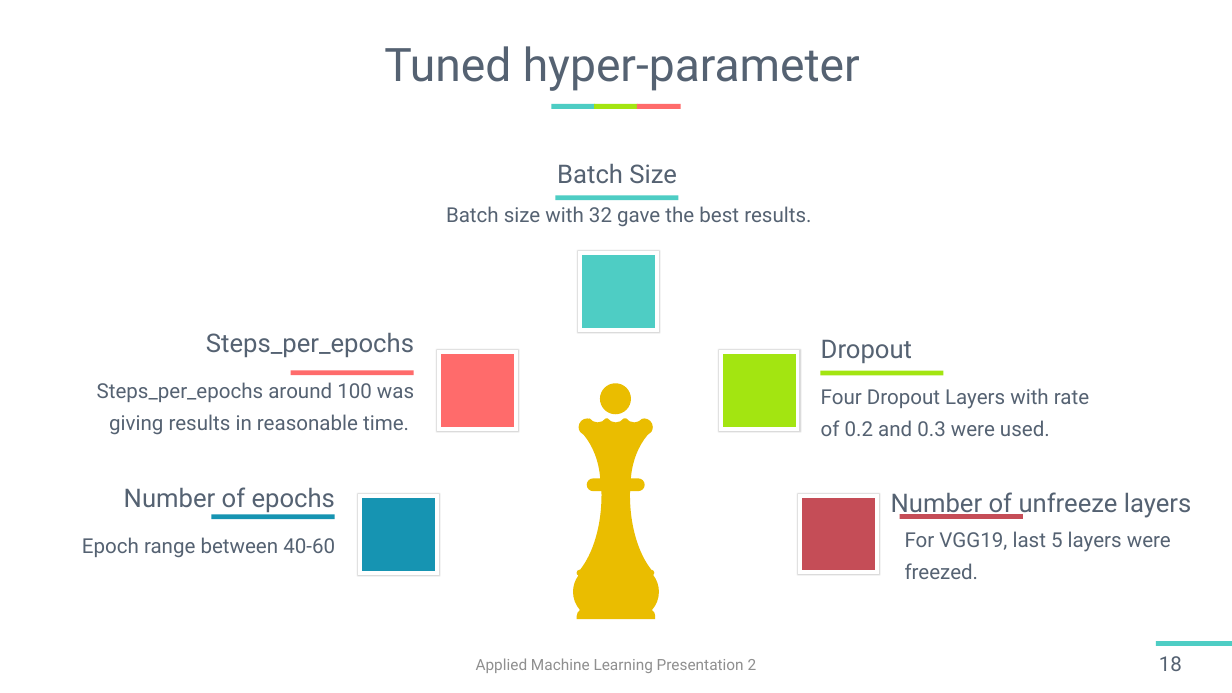
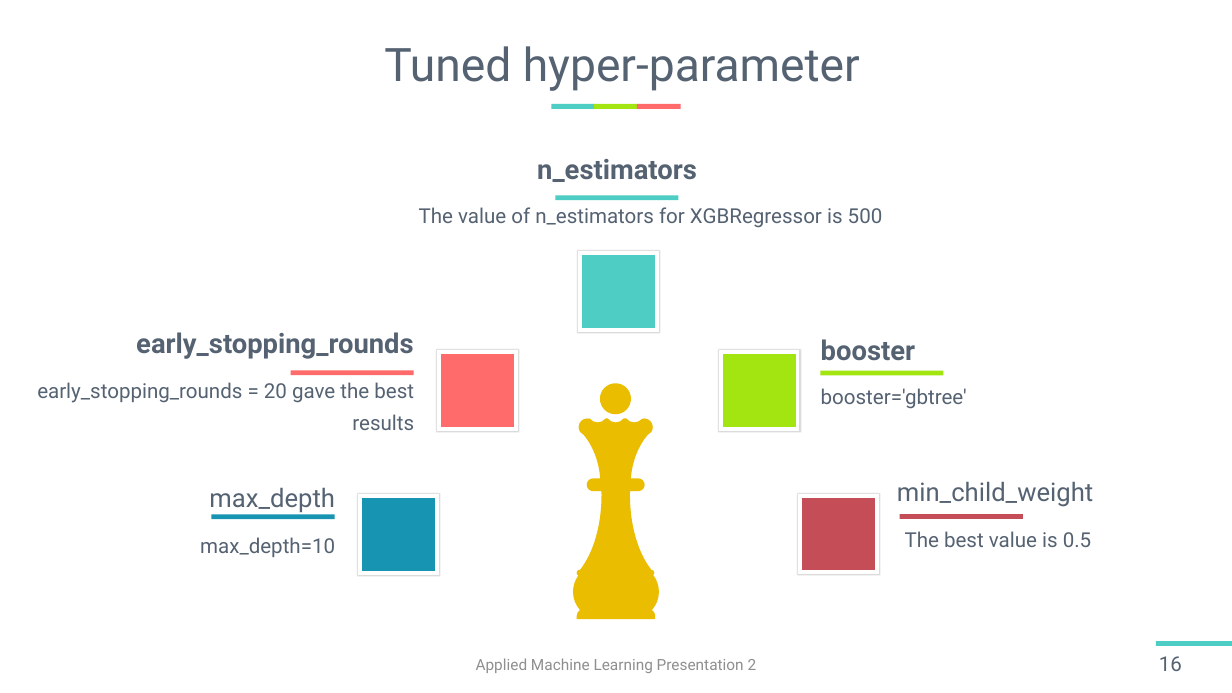
Before and after one commit to harshitsinghai77/garden-nerd-flower-recognition-data-science-competition, a slide deck: slide 16 of Team02_HarshitSinghai_147_0910_B2B5.pptx (slide 18 before the commit). Drawn at 1232x693 pixels with LibreOffice and Linux fonts; fonts in the diff are those of the drawing. Boxes give left, top, right and bottom in pixels: in the first picture for what was removed or moved away, otherwise in the second. Text is boxed around its words. In the diff, an @@ line names an element or a change of style, - is before the commit and + after.

```diff
--- a/Team02_HarshitSinghai_147_0910_B2B5.pptx
+++ b/Team02_HarshitSinghai_147_0910_B2B5.pptx
@@ text at bbox=[537, 159, 697, 182]: text changed; size 30 to 32 pt; bold on @@
-Batch Size
+n_estimators
@@ text at bbox=[419, 207, 883, 228]: text changed @@
-Batch size with 32 gave the best results.
+The value of n_estimators for XGBRegressor is 500
@@ text at bbox=[136, 332, 413, 359]: text changed; size 30 to 32 pt; bold on @@
-Steps_per_epochs
+early_stopping_rounds
@@ text at bbox=[821, 339, 915, 361]: text changed; size 30 to 32 pt; bold on @@
-Dropout
+booster
@@ text at bbox=[37, 382, 414, 430]: text changed @@
-Steps_per_epochs around 100 was giving results in reasonable time.
+early_stopping_rounds = 20 gave the best results
@@ text at bbox=[821, 388, 967, 409]: text changed @@
-Four Dropout Layers with rate of 0.2 and 0.3 were used.
+booster='gbtree'
@@ text at bbox=[209, 487, 335, 512]: text changed @@
-Number of epochs
+max_depth
@@ text at bbox=[897, 481, 1093, 507]: text changed @@
-Number of unfreeze layers
+min_child_weight
@@ text at bbox=[200, 537, 335, 557]: text changed @@
-Epoch range between 40-60
+max_depth=10
@@ text at bbox=[905, 531, 1091, 547]: text changed @@
-For VGG19, last 5 layers were freezed.
+The best value is 0.5
@@ page number at bbox=[1159, 656, 1182, 671]: text changed @@
-18
+16
```
Also in this commit, not shown: 7 other slides changed, 3 slides added, 10 slides removed.
